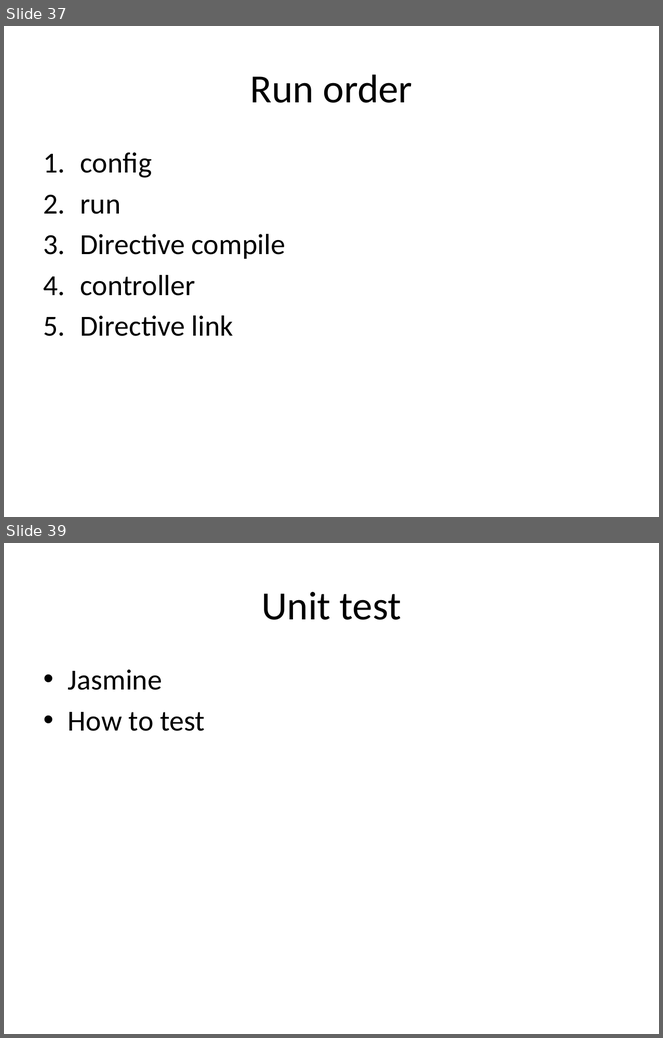
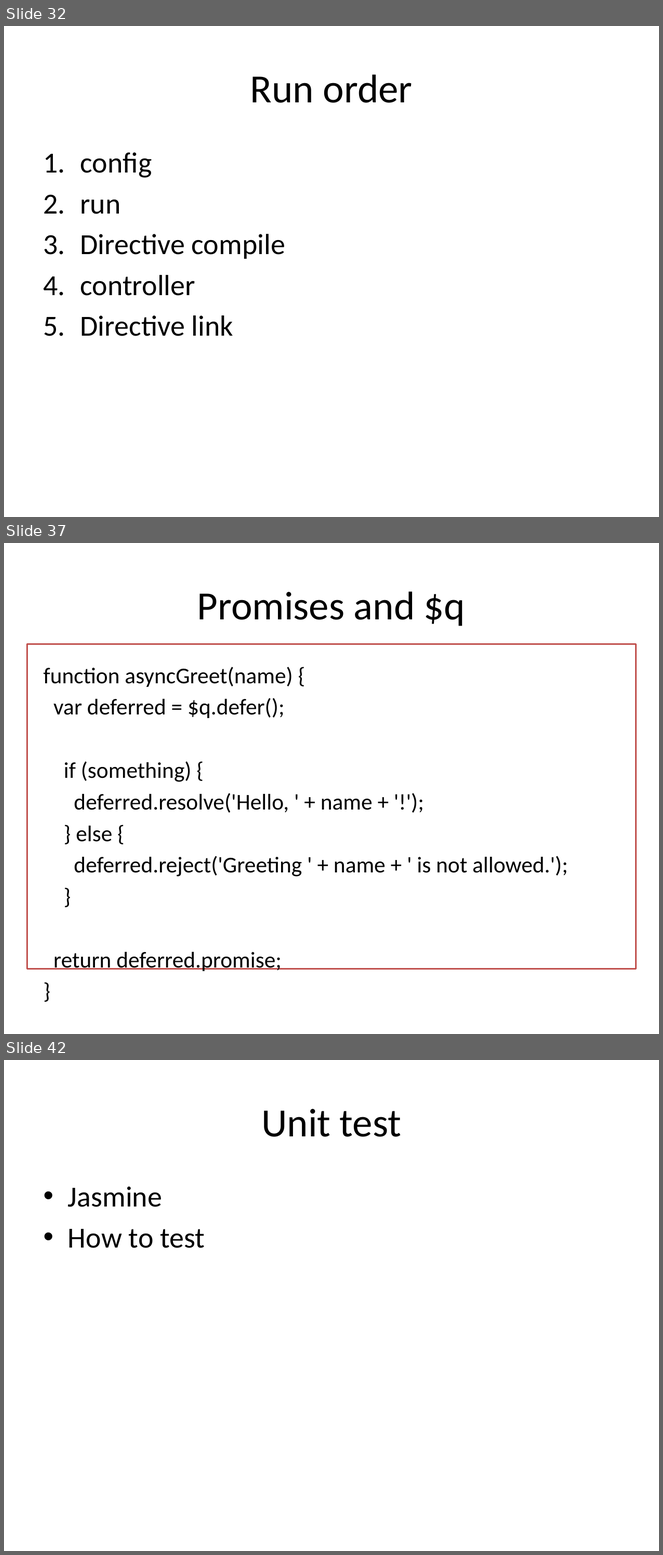
Before and after one commit to lhkingkong/angularjs-taller, a slide deck: material/AngularJS Taller.pptx. Shown one above the other, each under a label of ours: slides 37 and 39 before the commit, slides 32, 37 and 42 after it; the slides between them are not shown. The pictures are 663x1038 and 663x1555 pixels, drawn with LibreOffice and Linux fonts; fonts in the diff are those of the drawing. Boxes give left, top, right and bottom in pixels: in the first picture for what was removed or moved away, otherwise in the second. Text is boxed around its words. In the diff, an @@ line names an element or a change of style, - is before the commit and + after.

```diff
--- a/material/AngularJS Taller.pptx
+++ b/material/AngularJS Taller.pptx
@@ slide 37 added at bbox=[4, 543, 659, 1034], background #FFFFFF @@
@@ title added at bbox=[197, 591, 465, 626], 44 pt, text #000000 @@
+Promises and $q
@@ rectangle added at bbox=[27, 644, 636, 969], fill #FFFFFF, outline #C0504D 2 pt @@
@@ text added at bbox=[44, 667, 568, 971], 24.8 pt, text #000000 @@
+function asyncGreet(name) {
+var deferred = $q.defer();
+if (something) {
+deferred.resolve('Hello, ' + name + '!');
+} else {
+deferred.reject('Greeting ' + name + ' is not allowed.');
+}
+return deferred.promise;
+}
@@ what was slide 37 is now slide 32 @@
@@ what was slide 39 is now slide 42 @@
```
Also in this commit, not shown: 3 slides changed, 4 other slides added, 2 slides removed.
